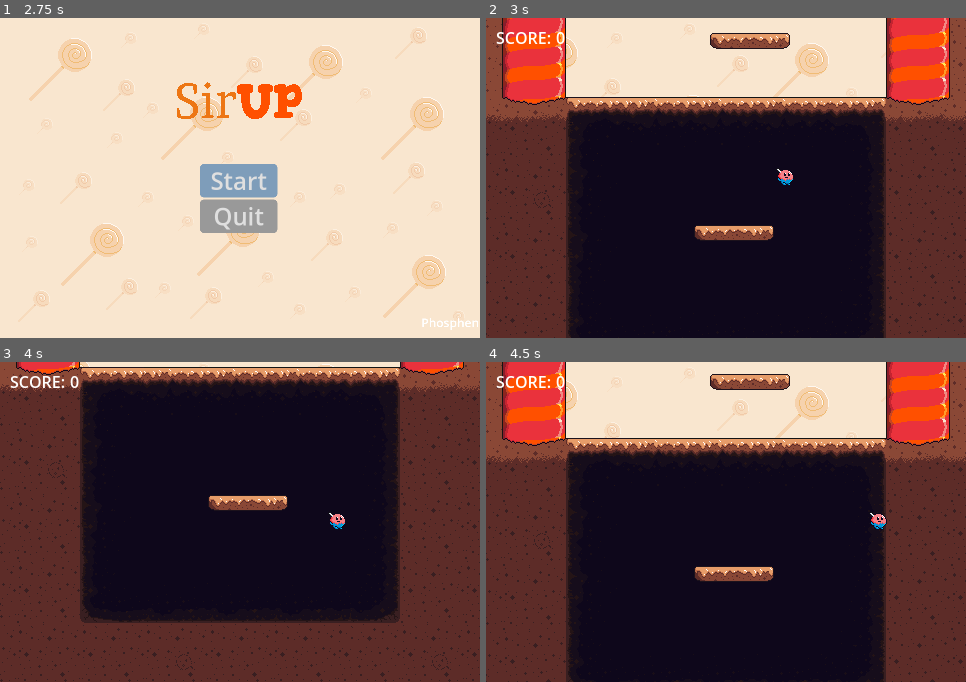
Above: before the commit, frames 1-4 (two rows, left to right).
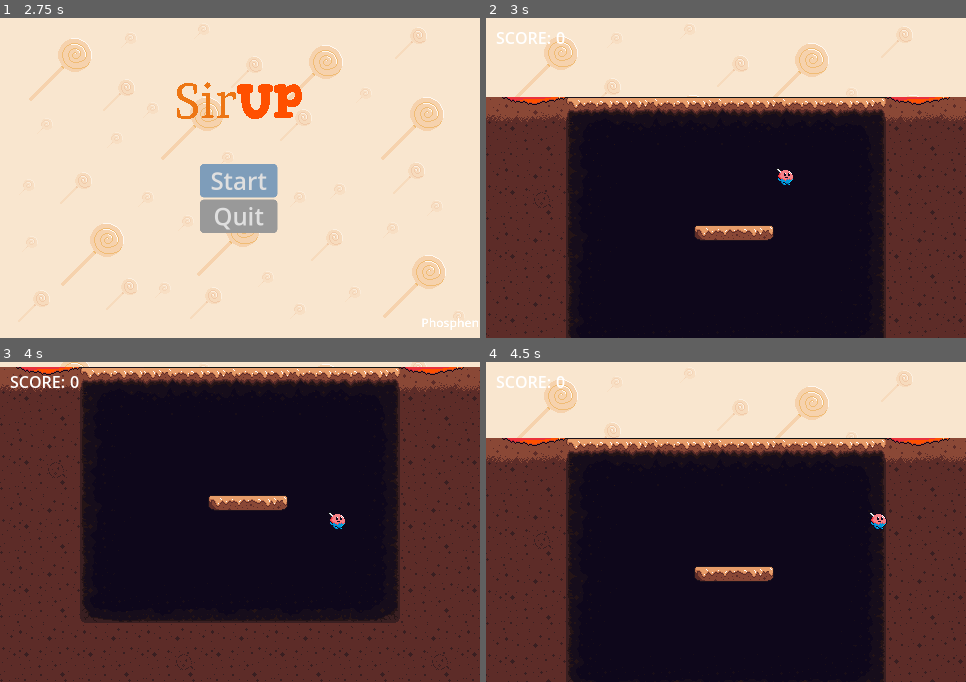
Above: after the commit, the same moments.

Repository: Phosphen/slide
Game: Godot game, scene res://Scenes/Levels/splash_screen.tscn
The game is run twice, just before and just after one commit, with the same random seed, the same clock (stepped at 60 frames per second) and the same inputs.
Inputs (mouse positions are in pixels of both pictures, inside the frame that each line leads up to):
- Up to frame 1 (2.75 s): tap Enter at 0.5, 2 s; move the mouse to (345, 162) at 0.52 s; hold Right (move_right) 0.53-2.03 s; tap Up (jump) at 0.77, 1.52 s; tap Space at 1.25 s; move the mouse to (144, 194) at 1.27 s; move the mouse to (288, 107) at 2.02 s; hold Left (move_left) from 2.03 s (still down)
- Up to frame 2 (3 s): release Left (move_left) at 2.75 s; click "Start" at 2.75 s
- Up to frame 3 (4 s): move the mouse to (216, 586) at 3.52 s; hold Right (move_right) from 3.53 s (still down); tap Up (jump) at 3.77 s
- Up to frame 4 (4.5 s): keep holding Right (move_right); move the mouse to (870, 570) at 4.27 s

Frame 1 is identical in both runs. In frame 2, 8.9% of the frame differs, in the area x 0-100%, y 0-25%; in frame 3, 0.5%; in frame 4, 8.6%.

Commit message:
feat: endless gen works again

Diff:
--- a/LevelGen/TileMap16.gd
+++ b/LevelGen/TileMap16.gd
@@ -1,17 +1,18 @@
 extends TileMap
 
-var wall_index = 0
-const distance_between_platforms = 4
+var platform_index = 0
+const distance_between_platforms = 6
 # Called when the node enters the scene tree for the first time.
 func _ready():
-	_spawn_level_batch()
+	pass
+	#_spawn_next_batch()
 
-func _spawn_level_batch():
+func _spawn_next_batch():
 	for i in range(20):
-		_spawn_platform(i)
-	#wall_index += 10
+		_spawn_platform(platform_index + i)
+	platform_index += 20
 
-# xRange: 5 <-> 24
+# xRange wall to wall: 5 <-> 24
 func _spawn_platform(index):
 	var randomX = randi_range(7, 22)
 	index *= distance_between_platforms
@@ -20,3 +21,7 @@
 	set_cell(0, Vector2i(randomX - 0, index * -1), 0, Vector2i(66, 0))
 	set_cell(0, Vector2i(randomX + 1, index * -1), 0, Vector2i(67, 0))
 	set_cell(0, Vector2i(randomX + 2, index * -1), 0, Vector2i(68, 0))
+
+func _on_player_reached_top():
+	# todo: clear lower batch
+	_spawn_next_batch()
--- a/LevelGen/TileMap64.gd
+++ b/LevelGen/TileMap64.gd
@@ -1,20 +1,17 @@
 extends TileMap
 
 var wall_index = 0
-# Called when the node enters the scene tree for the first time.
+
 func _ready():
-	_spawn_level_batch()
+	pass
+	#_spawn_next_batch()
+	#_spawn_level_batch()
+	#_spawn_level_batch()
 
-# Called every frame. 'delta' is the elapsed time since the previous frame.
-func _process(delta):
-	pass
-
-func _spawn_level_batch():
+func _spawn_next_batch():
 	for i in range(10):
 		_spawn_walls(wall_index + i)
-	for i in range(20):
-		_spawn_platform(i)
-	#wall_index += 10
+	wall_index += 10
 
 func _spawn_walls(index):
 	set_cell(0, Vector2i(0, index * -1), 2, Vector2i(0, 0))
@@ -22,7 +19,8 @@
 
 	set_cell(0, Vector2i(-1, index * -1), 2, Vector2i(4, 0))
 	set_cell(0, Vector2i(7, index * -1), 2, Vector2i(4, 0))
-	pass
 
-func _spawn_platform(index):
-	pass
+
+func _on_player_reached_top():
+	# todo: clear lower batch
+	_spawn_next_batch()
--- a/LevelGen/main.tscn
+++ b/LevelGen/main.tscn
@@ -191,3 +191,5 @@
 [connection signal="falling_to_death" from="Player" to="UI" method="_on_player_falling_to_death"]
 [connection signal="reached_height" from="Player" to="GUI" method="_on_player_reached_height"]
 [connection signal="reached_top" from="Player" to="." method="_on_player_reached_top"]
+[connection signal="reached_top" from="Player" to="TileMap64" method="_on_player_reached_top"]
+[connection signal="reached_top" from="Player" to="TileMap16" method="_on_player_reached_top"]
